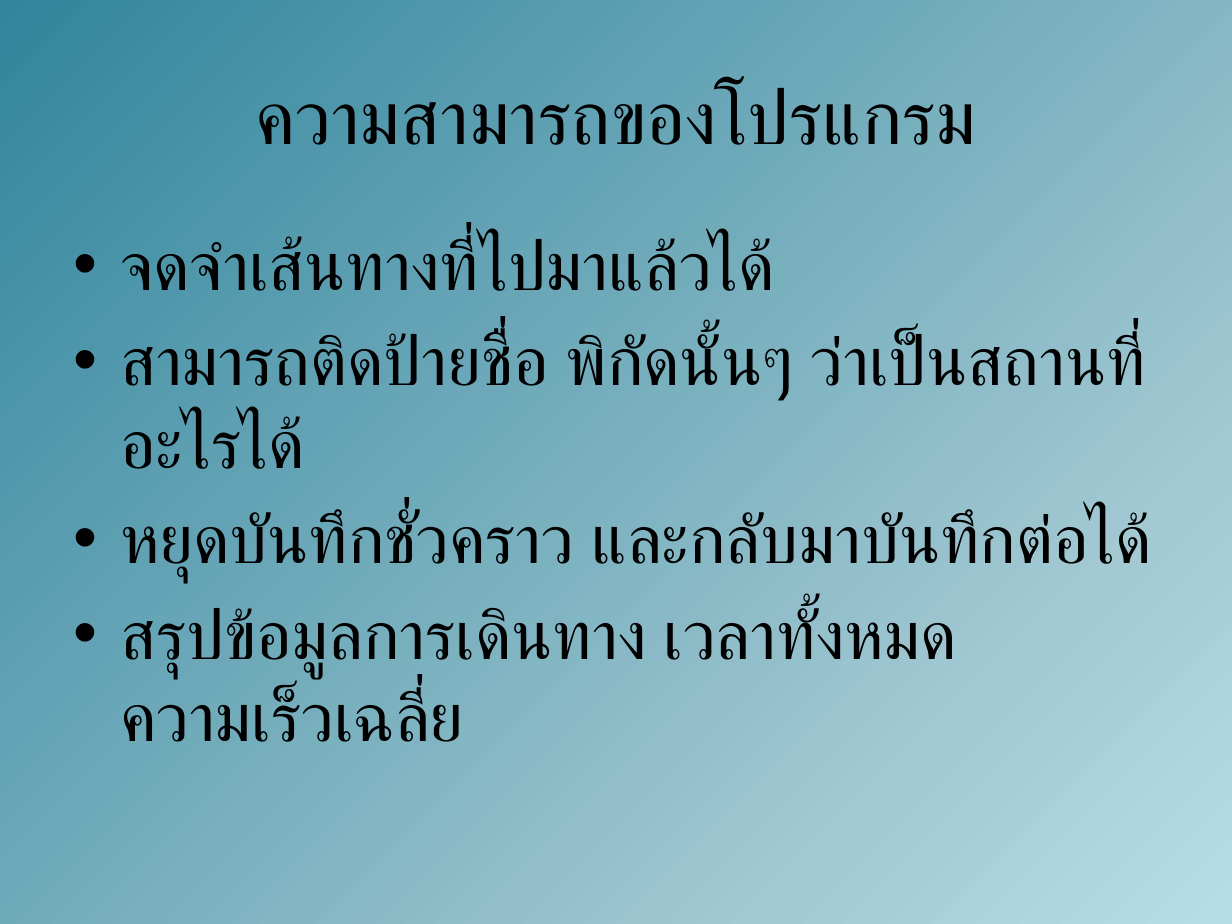
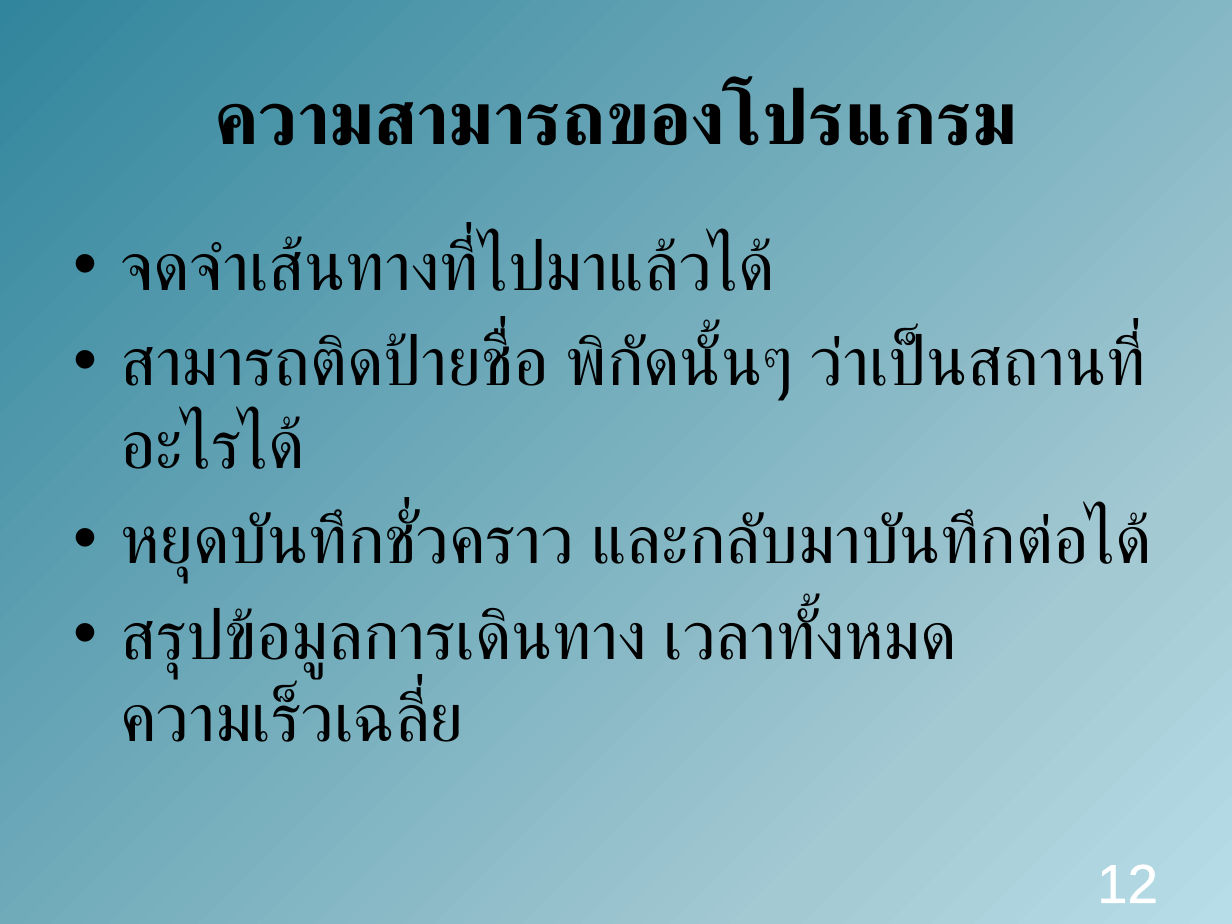
Before and after one commit to amfeelgood/Senior_Project, a slide deck: slide 12 of Doc/ProjectPresentation1.pptx (slide 10 before the commit). Drawn at 1232x924 pixels with LibreOffice and Linux fonts; fonts in the diff are those of the drawing. Boxes give left, top, right and bottom in pixels: in the first picture for what was removed or moved away, otherwise in the second. Text is boxed around its words. In the diff, an @@ line names an element or a change of style, - is before the commit and + after.

```diff
--- a/Doc/ProjectPresentation1.pptx
+++ b/Doc/ProjectPresentation1.pptx
@@ title "ความสามารถของโปรแกรม" at (214,85,1018,146): bold on @@
@@ page number added at (1097,864,1158,903), 32 pt, text #FFFFFF @@
+12
```
Also in this commit, not shown: 15 other slides changed, 3 slides added, 1 slide removed.
